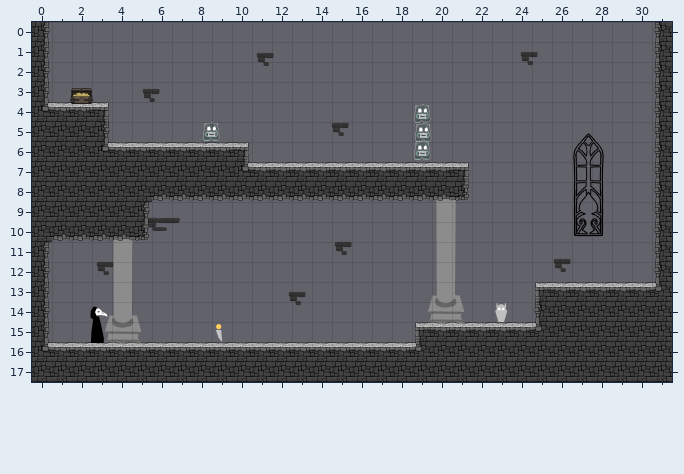
Tiled map (JSON): Physics/Physics/assets/example_level.tmj. Above is the file before it was changed.
Cells are 300x300 px. Shown: x 0..31, y 0..17.
The same view after the edit:
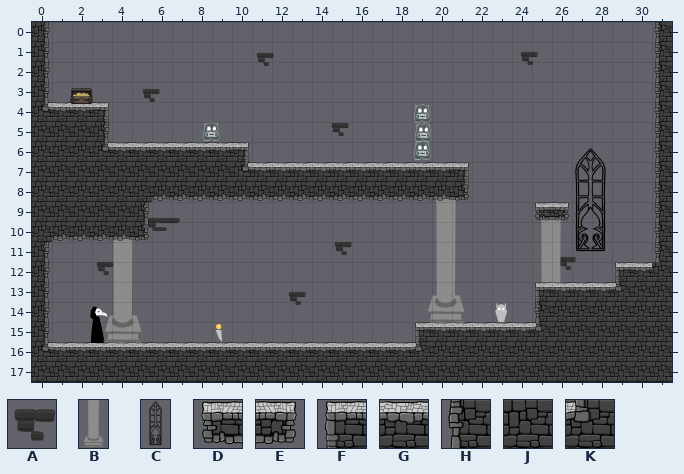
Key: from "GameObjectTiles": A 8 "brick", B 9 "column_background", C 11 "Window"; from "PlatformTiles": D 1, E 3, F 7, G 8, H 13, J 14, K 17.
_ is an empty cell, . an unchanged one.
Objects are placed by their top-left corner, in cells (3,4 is the top-left corner of cell 3,4); size is 1x1 cell unless given.
The exact change:
--- layer "Background"
-C "window" at 26,5.4 size 3.5x5.7
+C "window" at 26.1,6.1 size 3.5x5.7
-A "brick" at 25.9,11.6
+A "brick" at 26.2,11.5
+B "column" at 24.7,9.8 size 2.6x6.7
--- layer "Tile Layer 1"
@@ x 25..26 @@
- 9 __
+ 9 DE
@@ x 29..31 @@
-12 __H
-13 GGK
+12 FGJ
+13 KJJ
Pixel boxes of the changes (left, top, right, bottom) in both pictures:
changed: (535, 133, 663, 292)
